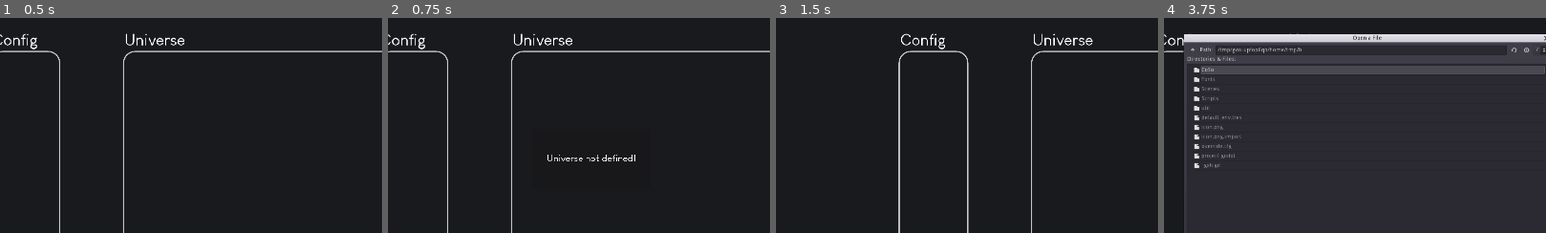
Above: before the commit, frames 1-4 (left to right).
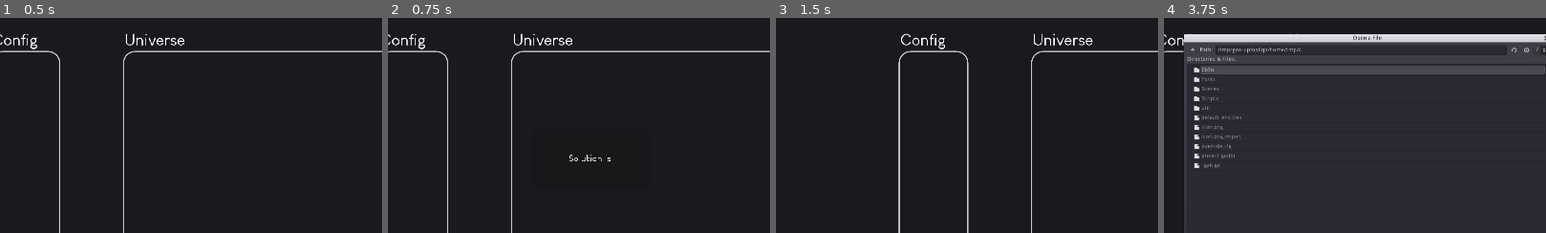
Above: after the commit, the same moments.

Repository: Mickaly13X/wv_project
Game: Godot game, scene res://Scenes/Main.tscn
Same seed, same stepped clock (60 frames per second), same inputs: the game is played once before the commit and once after it.
Inputs (mouse positions are % of the whole screen's width and height, from its top left):
- Up to frame 1 (0.5 s): no input
- Up to frame 2 (0.75 s): click "Run" at 0.5 s
- Up to frame 3 (1.5 s): click ">" at 1.25 s
- Up to frame 4 (3.75 s): click (8, 52) at 2.02 s; type "12" at 2.1 s; click "<" at 2.75 s; click "Import" at 3.5 s
The pictures show only the part of the screen within x 23-73%, y 17-67%; the shares and areas given below are measured in that part.

Frame 1 is identical in both runs. In frame 2, 0.3% of the frame differs, in the area x 41-65%, y 63-67%; in frame 3, nothing differs; in frame 4, less than 0.1%.

Commit message:
fetch supports coso

Diff:
--- a/Visualizer/Scripts/Main.gd
+++ b/Visualizer/Scripts/Main.gd
@@ -132,9 +132,8 @@
 	toggle_menu_config(false)
 
 
-func fetch(function_name: String, arguments: Array) -> PoolStringArray:
-
-	print(arguments)
+func fetch(function_name: String, arguments: Array = []) -> PoolStringArray:
+
 	var request_func: String = function_name + "(" + \
 		str(arguments).lstrip("[").rstrip("]") + \
 	")"
@@ -302,10 +301,12 @@
 
 func run():
 
-	if Config.get_size() ==  0:
-		show_message("Config not defined!")
-	if Universe.get_size() ==  0:
-		show_message("Universe not defined!")
+	var sol = fetch("coso")
+	show_message("Solution is " + sol[0])
+#	if Config.get_size() ==  0:
+#		show_message("Config not defined!")
+#	if Universe.get_size() ==  0:
+#		show_message("Universe not defined!")
 
 
 func set_universe() -> void:
Not shown, changed: Visualizer/CoSo/src/formulas.py
Not shown, changed: Visualizer/CoSo/src/launcher.py
Not shown, changed: Visualizer/CoSo/src/parser_custom.py
Not shown, changed: Visualizer/CoSo/src/problem.py
Not shown, changed: Visualizer/CoSo/src/sharpCSP.py
Not shown, changed: Visualizer/CoSo/src/solver.py
Not shown, changed: Visualizer/CoSo/src/structure.py
Not shown, changed: Visualizer/CoSo/src/tester.py
Not shown, changed: Visualizer/fetch.py
